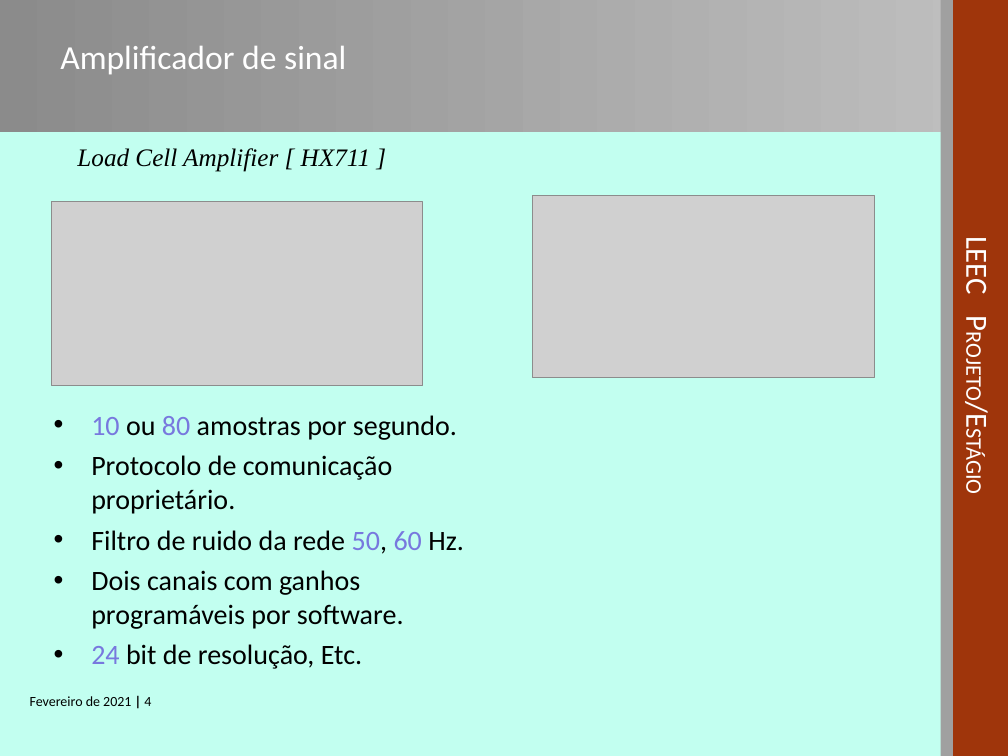
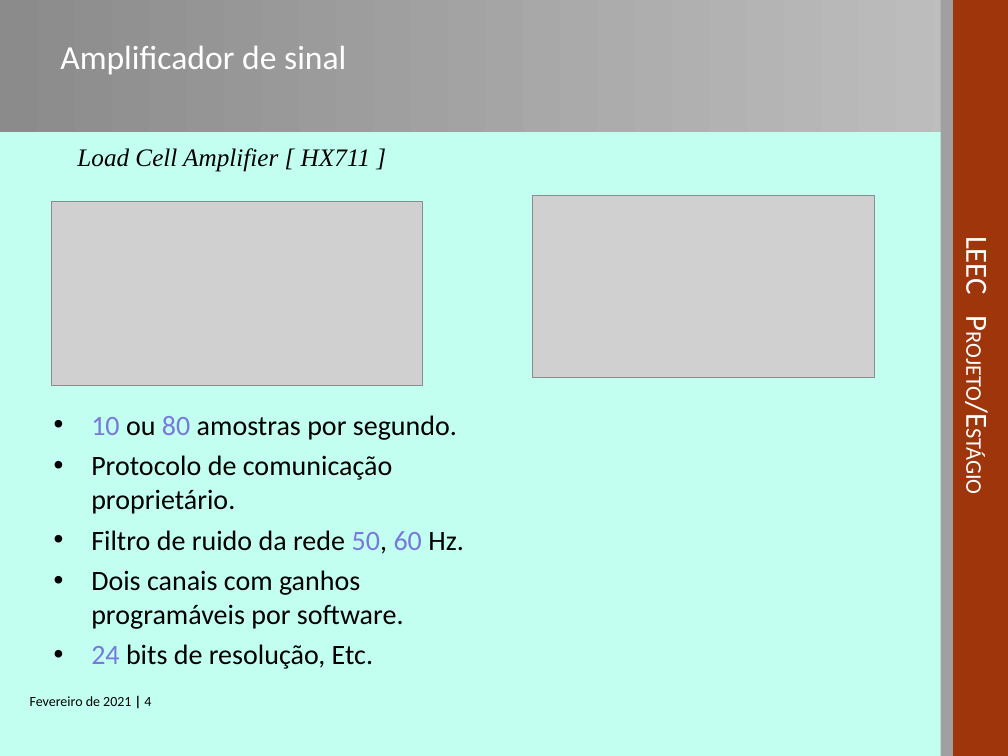
Before and after one commit to sergio1020881/PESTA2021, a slide deck: slide 4 of Zsend/PESTA__APRESENTACAO_1020881.ppt. Drawn at 1008x756 pixels with LibreOffice and Linux fonts; fonts in the diff are those of the drawing; grey boxes stand for pictures; background and template pictures are left out. Boxes give left, top, right and bottom in pixels: in the first picture for what was removed or moved away, otherwise in the second. Text is boxed around its words. In the diff, an @@ line names an element or a change of style, - is before the commit and + after.

```diff
--- a/Zsend/PESTA__APRESENTACAO_1020881.ppt
+++ b/Zsend/PESTA__APRESENTACAO_1020881.ppt
@@ text at (91,644,373,669): text changed @@
-• 24 bit de resolução, Etc.
+• 24 bits de resolução, Etc.
```
Also in this commit, not shown: 1 other slide changed, 13 other files.
